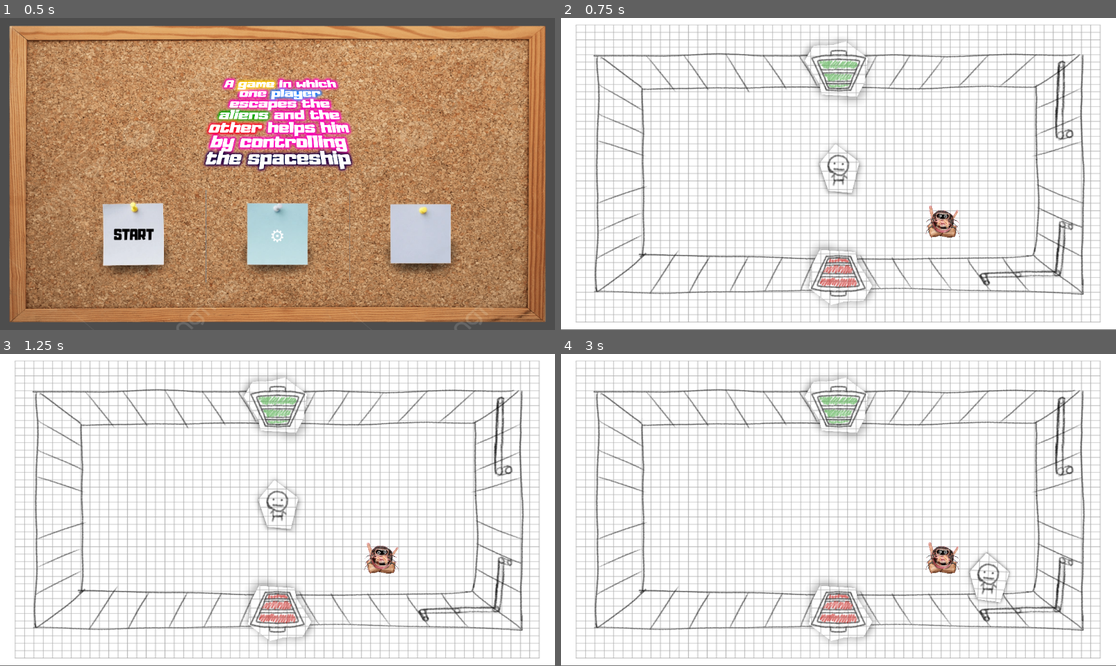
Above: before the commit, frames 1-4 (two rows, left to right).
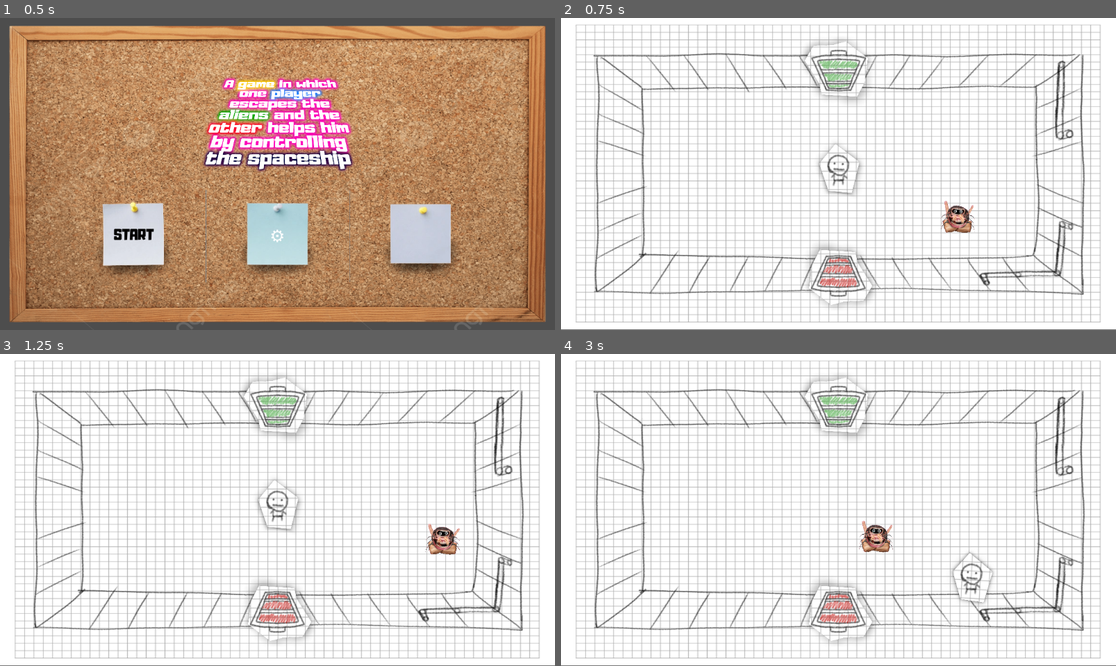
Above: after the commit, the same moments.

Repository: Hadrex0/a-game-in-which-one-player-escapes-the-aliens-and-the-other-helps-him-by-controlling-the-spaceship
Game: Godot game, scene res://assets/scenes/map/main/main_menu.tscn
Two runs of this game, one before a commit and one after it. Both use one fixed random seed, a clock stepped at 60 frames per second and the inputs below.
Inputs (mouse positions are in pixels of both pictures, inside the frame that each line leads up to):
- Up to frame 1 (0.5 s): no input
- Up to frame 2 (0.75 s): click "START" at 0.5 s
- Up to frame 3 (1.25 s): no input
- Up to frame 4 (3 s): move the mouse to (960, 494) at 1.27 s; hold D (move_right) 1.28-2.03 s; move the mouse to (727, 525) at 2.02 s; hold S (move_down) 2.03-2.78 s; move the mouse to (894, 441) at 2.77 s; hold D (move_right) from 2.78 s (still down)

Frame 1 is identical in both runs. In frame 2, 0.7% of the frame differs, in the area x 65-75%, y 58-71%; in frame 3, 0.8%; in frame 4, 1.6%, in the area x 53-81%, y 53-81%.

Commit message:
Alien movement and collision
- When Player touches an alien, he loses.
- Alien move to the random location.

Diff:
--- a/assets/scenes/entity/alien/alien.tscn
+++ b/assets/scenes/entity/alien/alien.tscn
@@ -190,10 +190,8 @@
 radius = 23.0
 height = 46.0
 
-[node name="Alien" type="RigidBody2D"]
-gravity_scale = 0.0
+[node name="Alien" type="CharacterBody2D" groups=["Alien"]]
 script = ExtResource("1_gouow")
-metadata/_edit_group_ = true
 
 [node name="AnimatedSprite2D" type="AnimatedSprite2D" parent="."]
 scale = Vector2(0.2, 0.2)
--- a/assets/scenes/entity/alien/base_alien.gd
+++ b/assets/scenes/entity/alien/base_alien.gd
@@ -1,11 +1,55 @@
-class_name BaseAlien extends RigidBody2D
+class_name BaseAlien extends CharacterBody2D
 
+#---CONSTANTS---------------------
+
+#---VARIABLES---------------------
+
+# Variables for alien movement.
+@export var speed = 200 #alien max movement speed
+var target : Vector2
+
+#---SETTERS-----------------------
+
+# Set new target position for alien.
+func set_new_target() -> void:
+	var size = game_manager._dungeon.ROOM_SIZE
+
+	var nx = randi_range(size.min.x, size.max.x)
+	var ny = randi_range(size.min.y, size.max.y)
+
+	target = Vector2(nx, ny)
+	print(target)
+
+#---ALIEN-START--------------------
 
 # Called when the node enters the scene tree for the first time.
 func _ready() -> void:
-	pass # Replace with function body.
+	# Set the target location of the alien.
+	set_new_target()
 
+#---ALIEN-MOVEMENT-----------------
 
-# Called every frame. 'delta' is the elapsed time since the previous frame.
-func _process(delta: float) -> void:
-	pass
+#Alien physic system.
+func _physics_process(delta: float) -> void:
+	# Set the location of the alien and distance to the target location.
+	var distance = alien_movement(delta)
+
+	# Move the alien to correct location.
+	if distance < 5.0: #if alien is near the target
+		set_new_target()
+	else: #if alien is not near the target
+		move_and_slide()
+
+# Function for calculating alien location when moving.
+func alien_movement(delta) -> float:
+	# Set variables for alien movement
+	var displacement = target - global_transform.origin
+	var direction = displacement.normalized() #direction to target
+	var distance = displacement.length() #distance to target
+	var max_speed = distance / delta #speed to move alien to target instantaneously
+
+	# Set alien velocity
+	velocity = direction * minf(speed, max_speed)
+
+	# Return distance to the target
+	return distance
--- a/assets/scenes/entity/player/player.gd
+++ b/assets/scenes/entity/player/player.gd
@@ -1,12 +1,15 @@
 class_name Player extends CharacterBody2D
-#signal hit
+
+#---CONSTANTS---------------------
+
+# Constants for player movement.
+const acceleration = 3000 #how fast player speed up
+const friction = 2500 #how fast player stops
 
 #---VARIABLES---------------------
 
 # Variables for player movement.
-@export var speed = 300 #player max movement speed
-const acceleration = 3000 #how fast player speed up
-const friction = 2500 #how fast player stops
+@onready var speed = 300 #player max movement speed
 var input = Vector2.ZERO #variable for storing input
 
 # Variables for moving across the spaceship
@@ -25,7 +28,6 @@
 func player_movement(delta):
 	# Get input from keyboard.
 	input = Input.get_vector("move_left","move_right","move_up","move_down")
-
 	# Set the location of the Player.
 	if input: #when move keys are pressed speed up the movement of the Player
 		velocity = velocity.move_toward(input * speed , delta * acceleration)
@@ -39,6 +41,15 @@
 	player_movement(delta) #set the location of the Player
 	move_and_slide() #move the Player to correct location
 
+#---TOUCHING-OBJECT----------------
+
+# When Player is touching something
+func _on_area_2d_body_entered(body: Node2D) -> void:
+	# Check if the Player is touched by the alien.
+	if body.is_in_group("Alien"):
+		pass
+		#game_manager.game_lost()
+
 #---PLAYER-INVISIBILITY------------
 
 # Player can't interact with doors for some time.
--- a/assets/scenes/entity/player/player.tscn
+++ b/assets/scenes/entity/player/player.tscn
@@ -71,6 +71,10 @@
 radius = 33.3333
 height = 90.6667
 
+[sub_resource type="CapsuleShape2D" id="CapsuleShape2D_io107"]
+radius = 28.0
+height = 76.0
+
 [node name="Player" type="CharacterBody2D" groups=["Player"]]
 motion_mode = 1
 slide_on_ceiling = false
@@ -83,7 +87,7 @@
 position = Vector2(2, -4)
 scale = Vector2(0.32, 0.32)
 sprite_frames = SubResource("SpriteFrames_ypewr")
-animation = &"walk-up"
+animation = &"walk-down"
 autoplay = "idle"
 
 [node name="CollisionShape2D" type="CollisionShape2D" parent="."]
@@ -91,6 +95,13 @@
 scale = Vector2(0.75, 0.75)
 shape = SubResource("CapsuleShape2D_xg5q3")
 
+[node name="Area2D" type="Area2D" parent="."]
+
+[node name="CollisionShape2D" type="CollisionShape2D" parent="Area2D"]
+position = Vector2(0, 1)
+shape = SubResource("CapsuleShape2D_io107")
+
 [node name="InvisibilityTimer" type="Timer" parent="."]
 
+[connection signal="body_entered" from="Area2D" to="." method="_on_area_2d_body_entered"]
 [connection signal="timeout" from="InvisibilityTimer" to="." method="_on_invisibility_timer_timeout"]
--- a/assets/scenes/map/main/dungeon.tscn
+++ b/assets/scenes/map/main/dungeon.tscn
@@ -15,6 +15,7 @@
 
 [node name="Player" parent="." instance=ExtResource("5_y4eva")]
 safe_margin = 2.0
+speed = 0
 
 [node name="EntranceMarkers" type="Node2D" parent="."]
 
--- a/assets/scripts/dungeon/base_room.gd
+++ b/assets/scripts/dungeon/base_room.gd
@@ -89,11 +89,11 @@
 
 #---ADDING-ALIEN-------------------
 func add_alien(location_id: int) -> void:
-	# Select correct escape_pod color.
+	# Select correct alien.
 	var alien: BaseAlien = load("res://assets/scenes/entity/alien/alien.tscn").instantiate()
 
-	# Add selected escape_pod to the room.
+	# Set correct location of the alien.
+	alien.position =_alien_location[location_id].global_position
+
+	# Add selected alien to the room.
 	add_child(alien)
-
-	# Set correct location of the escape_pod.
-	alien.position =_alien_location[location_id].global_position
--- a/assets/scripts/dungeon/dungeon_manager.gd
+++ b/assets/scripts/dungeon/dungeon_manager.gd
@@ -2,7 +2,11 @@
 
 #---CONSTANTS---------------------
 
-const ROOM_SIZE: Vector2 = Vector2(1152, 648)
+const ROOM_SIZE: Dictionary = {
+	"min": Vector2(187, 164),
+	"max": Vector2(969, 482)
+	}
+
 const DIRECTIONS: Array[Vector2i] = [
 	Vector2i( 0,-1),
 	Vector2i( 1, 0),
--- a/project.godot
+++ b/project.godot
@@ -41,6 +41,7 @@
 Red="Is it colored red"
 Green="Is it colored green"
 Escape_Pod="Is it an escape pod?"
+Alien="Is it an alien?"
 
 [input]
 
Not shown: 1 places in assets/scenes/entity/player/player.tscn that only renumber resources
